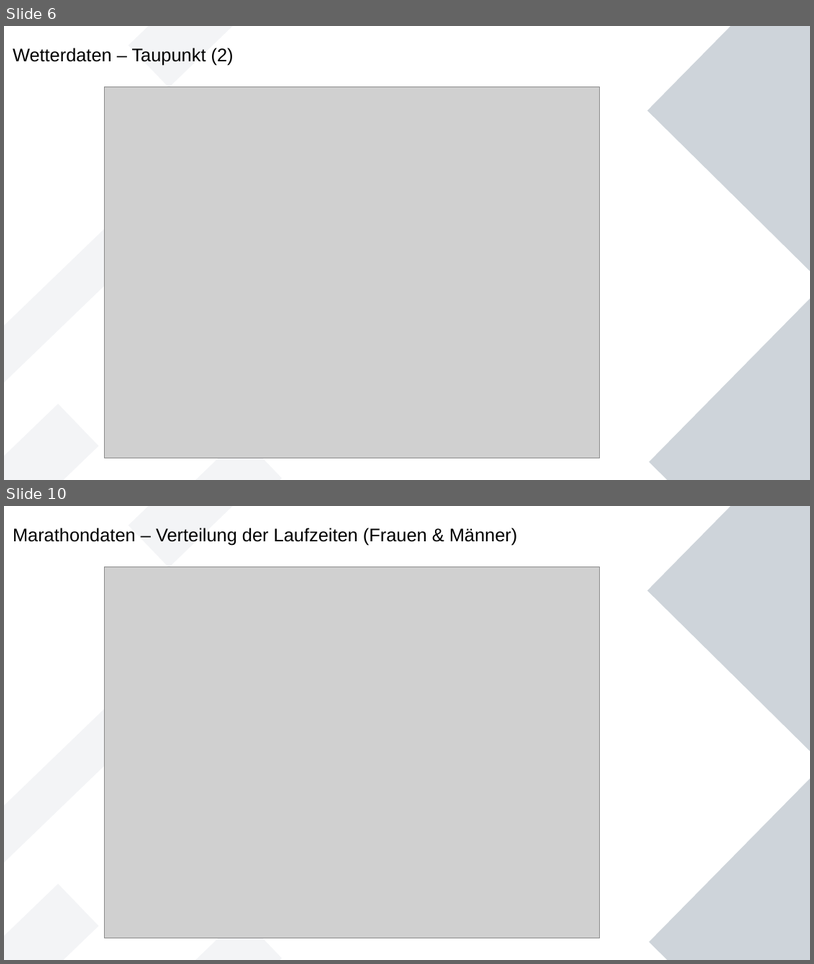
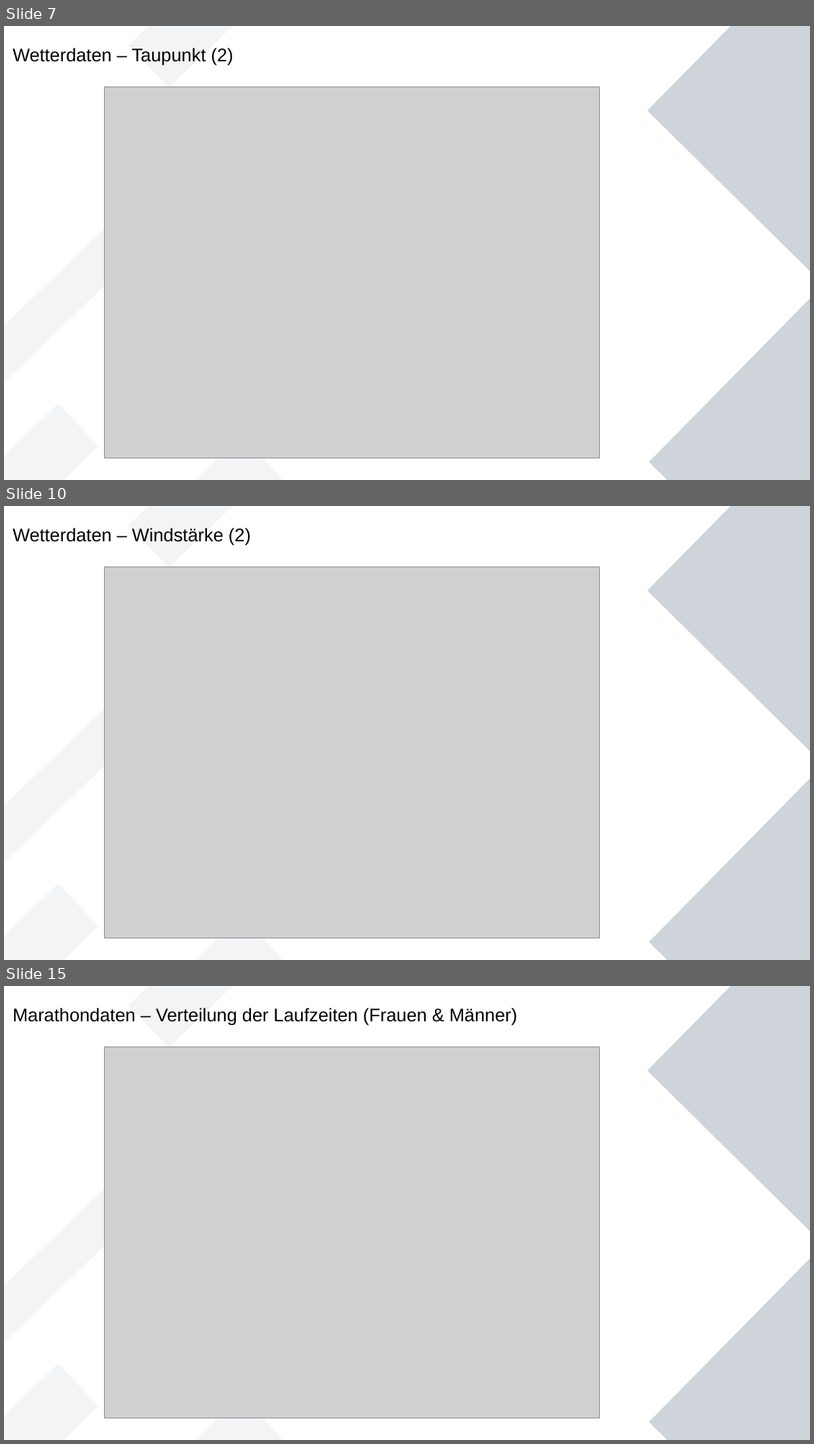
Before and after one commit to Wade-Sys/wma, a slide deck: analyse/Erste_Analysen.odp. Shown one above the other, each under a label of ours: slides 6 and 10 before the commit, slides 7, 10 and 15 after it; the slides between them are not shown. The pictures are 814x964 and 814x1444 pixels, drawn with LibreOffice and Linux fonts; fonts in the diff are those of the drawing; grey boxes stand for pictures. Boxes give left, top, right and bottom in pixels: in the first picture for what was removed or moved away, otherwise in the second. Text is boxed around its words. In the diff, an @@ line names an element or a change of style, - is before the commit and + after.

```diff
--- a/analyse/Erste_Analysen.odp
+++ b/analyse/Erste_Analysen.odp
@@ slide 10 added at <box>4,506,810,960</box>, background #FFFFFF; not listed: 6 template elements that a slide beside it also shows @@
@@ title added at <box>13,528,251,546</box>, 18 pt, text #000000 @@
+Wetterdaten – Windstärke (2)
@@ picture added at <box>105,566,600,939</box> @@
@@ what was slide 6 is now slide 7 @@
@@ what was slide 10 is now slide 15 @@
```
Also in this commit, not shown: 3 slides changed, 12 other slides added, 1 slide removed, 17 other files.
